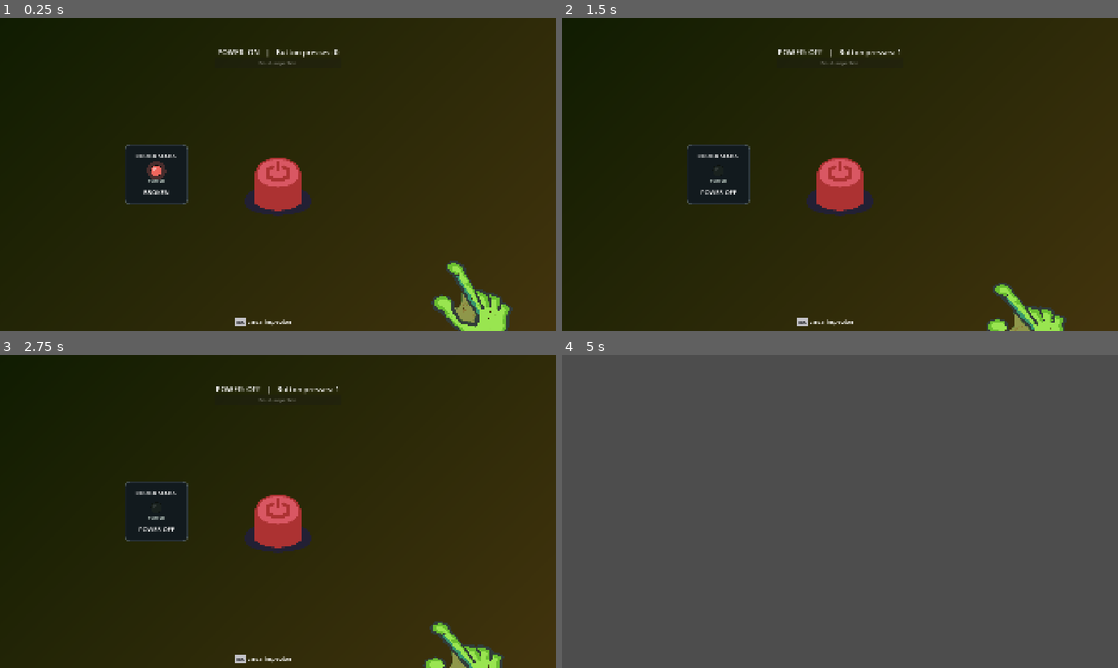
Above: before the commit, frames 1-4 (two rows, left to right).
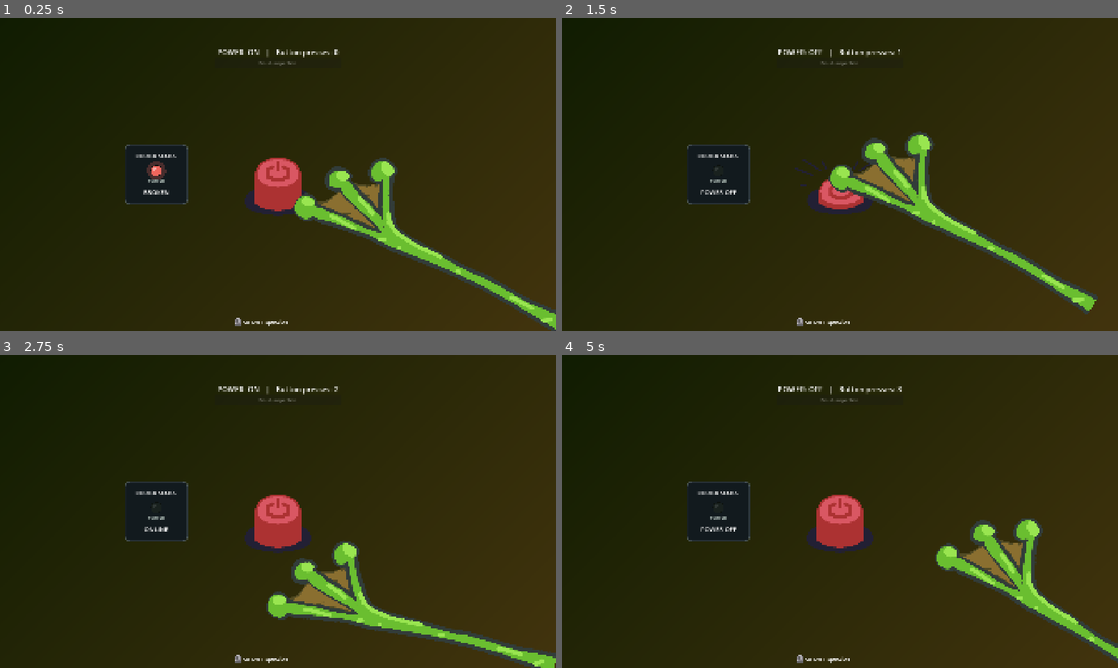
Above: after the commit, the same moments.

Repository: Josephkhland/gwj-98
Game: Godot game, scene res://levels/tutorial/TutorialRepair.tscn
Same seed, same stepped clock (60 frames per second), same inputs: the game is played once before the commit and once after it. This scene is started directly instead of the project's main scene. Sound files missing from this copy of the repository are replaced by a short silence.
Inputs (mouse positions are in pixels of both pictures, inside the frame that each line leads up to):
- Up to frame 1 (0.25 s): no input
- Up to frame 2 (1.5 s): click (840, 174) at 0.5 s; tap Enter at 1.25 s; drag from (840, 321) to (895, 105) at 1.27 s
- Up to frame 3 (2.75 s): drag from (166, 527) to (250, 574) at 2.02 s
- Up to frame 4 (5 s): move the mouse to (895, 442) at 2.77 s; hold D (move_right) 2.78-3.5 s; tap Down (slam) at 2.85 s; click (895, 442) at 2.92 s; drag from (812, 574) to (673, 464) at 3.52 s; move the mouse to (1006, 558) at 4.27 s; hold A (move_left) from 4.28 s (still down); tap C (townfolk_react) at 4.35 s; click (1006, 558) at 4.42 s; tap Space (jump) at 4.52 s; tap Escape (ui_cancel) at 4.9 s

The runs differ from the first frame. In frame 1, 6.3% of the frame differs, in the area x 42-100%, y 44-100%; in frame 2, 6.8%; in frame 3, 5.9%; in frame 4, 100%, in the area x 0-100%, y 0-100%.

Commit message:
Made router minigames faster and more interactive

Diff:
--- a/autoload/input_bindings.gd
+++ b/autoload/input_bindings.gd
@@ -5,7 +5,7 @@
 	&"move_left": "Move left", &"move_right": "Move right", &"jump": "Charge / jump",
 	&"spit": "Charge / spit", &"heighten": "Heighten aim", &"slam": "Slam",
 	&"attack": "Attack", &"interact": "Interact / talk", &"townfolk_react": "React",
-	&"ui_cancel": "Pause / back", &"tutorial_reveal": "Reveal dialogue (tutorial only)"
+	&"pause": "Pause", &"ui_cancel": "Back", &"tutorial_reveal": "Reveal dialogue (tutorial only)"
 }
 var settings_path: String = "user://input_bindings.cfg"
 var _defaults: Dictionary = {}
--- a/components/modules/game_orchestrator/game_orchestrator.gd
+++ b/components/modules/game_orchestrator/game_orchestrator.gd
@@ -54,7 +54,7 @@
 	_load_current_level()
 
 func _unhandled_input(event: InputEvent) -> void:
-	if not event.is_action_pressed(&"ui_cancel") or event.is_echo():
+	if not event.is_action_pressed(&"pause") or event.is_echo():
 		return
 	if pause.has(PAUSE_MENU):
 		_close_pause_menu()
--- a/components/modules/network/minigame/DirectedRepairMinigame.tscn
+++ b/components/modules/network/minigame/DirectedRepairMinigame.tscn
@@ -2,7 +2,7 @@
 
 [ext_resource type="Script" uid="uid://nwwu6u2uyprk" path="res://components/modules/network/minigame/directed_repair_minigame.gd" id="1"]
 [ext_resource type="Texture2D" uid="uid://cldu7r4cjreuk" path="res://assets/josephkhland/prototype_button.png" id="2_i0pgv"]
-[ext_resource type="Texture2D" uid="uid://0rb74v7k71kc" path="res://assets/josephkhland/frog_hand.png" id="3_arcev"]
+[ext_resource type="Texture2D" path="res://assets/josephkhland/frog_hand_2_small.png" id="3_arcev"]
 [ext_resource type="Script" path="res://components/modules/frog_router_minigame/led.gd" id="power_light"]
 [ext_resource type="Script" path="res://components/ui/input_icons/input_hint_label.gd" id="input_hints"]
 [ext_resource type="Script" path="res://components/modules/sound_banks/router_audio.gd" id="router_audio"]
@@ -95,7 +95,7 @@
 
 [sub_resource type="Animation" id="Animation_press"]
 resource_name = "press"
-length = 0.5
+length = 0.18
 tracks/0/type = "value"
 tracks/0/imported = false
 tracks/0/enabled = true
@@ -103,7 +103,7 @@
 tracks/0/interp = 2
 tracks/0/loop_wrap = true
 tracks/0/keys = {
-"times": PackedFloat32Array(0, 0.18, 0.38, 0.5),
+"times": PackedFloat32Array(0, 0.07, 0.14, 0.18),
 "transitions": PackedFloat32Array(1, 1, 1, 1),
 "update": 0,
 "values": [Vector2(0, 0), Vector2(-14, 0), Vector2(0, 0), Vector2(0, 0)]
@@ -115,7 +115,7 @@
 tracks/1/interp = 2
 tracks/1/loop_wrap = true
 tracks/1/keys = {
-"times": PackedFloat32Array(0, 0.18, 0.38, 0.5),
+"times": PackedFloat32Array(0, 0.07, 0.14, 0.18),
 "transitions": PackedFloat32Array(1, 1, 1, 1),
 "update": 0,
 "values": [Vector2(1, 1), Vector2(0.88, 0.88), Vector2(1, 1), Vector2(1, 1)]
@@ -246,7 +246,7 @@
 offset_right = 150.0
 offset_bottom = -12.0
 theme_override_font_sizes/normal_font_size = 18
-text = "[action:ui_cancel] Finish inspection"
+text = "[action:interact] Finish inspection"
 script = ExtResource("input_hints")
 
 [node name="ThoughtBubble" type="Control" parent="UI" unique_id=567728504]
@@ -332,13 +332,11 @@
 [node name="Motion" type="Node2D" parent="UI/Hand/Aim" unique_id=2007382836]
 
 [node name="Visual" type="Sprite2D" parent="UI/Hand/Aim/Motion" unique_id=73602176]
-position = Vector2(-566.78546, -174.48001)
-scale = Vector2(0.36672553, 0.31863227)
+position = Vector2(-28, -272)
 texture = ExtResource("3_arcev")
 centered = false
 
 [node name="Fingertip" type="Marker2D" parent="UI/Hand/Aim/Motion" unique_id=1031062560]
-position = Vector2(-477.13727, -72.26355)
 
 [node name="AnimationPlayer" type="AnimationPlayer" parent="." unique_id=114397228]
 libraries/ = SubResource("Library")
--- a/components/modules/network/minigame/directed_repair_minigame.gd
+++ b/components/modules/network/minigame/directed_repair_minigame.gd
@@ -2,8 +2,12 @@
 ## All nodes and animations are authored in DirectedRepairMinigame.tscn.
 signal completed(success: bool)
 
-@export_range(0.0, 2.0) var hand_approach_duration: float = 0.25
+@export_range(0.0, 2.0) var hand_approach_duration: float = 0.12
+@export_range(0.01, 2.0) var press_duration: float = 0.18
 @export var hand_offscreen_margin: Vector2 = Vector2(60, 60)
+## Keep the resting fingertip clear of the cursor; presses still reach the button.
+@export var hand_hover_offset: Vector2 = Vector2(90, 100)
+@export_range(1.0, 60.0) var hand_follow_sharpness: float = 12.0
 @export var powered: bool = true
 @export var broken: bool = true
 @export_range(0.0, 10.0, 0.1) var power_blink_seconds: float = 2.0
@@ -24,14 +28,18 @@
 var _pressing: bool = false
 var _finished: bool = false
 var _power_blink_left: float = 0.0
+var _pressed_texture: Texture2D
+var _exit_armed: bool = false
 
 func _ready() -> void:
+	# Only the hand's contact animates the button, rather than also on mouse-down.
+	_pressed_texture = _button.texture_pressed
+	_button.texture_pressed = _button.texture_normal
 	_bubble_fallback.visible = _bubble_texture.texture == null
 	_bubble_tail.visible = _bubble_fallback.visible
 	_image.visible = _image.texture != null
 	_button.pivot_offset = _button.size / 2.0
 	_on_ui_resized()
-	_aim_at(_ui.get_local_mouse_position())
 	_animations.play(&"idle")
 	_button.grab_focus()
 	_refresh_power_indicator()
@@ -52,23 +60,33 @@
 	_power_status.text = "POWER OFF" if not powered else ("BROKEN" if broken else "ONLINE")
 
 func _process(delta: float) -> void:
+	if not Input.is_action_pressed(&"interact"):
+		_exit_armed = true
 	if _power_blink_left > 0:
 		_power_blink_left = maxf(0, _power_blink_left - delta)
 		if _power_blink_left == 0:
 			_refresh_power_indicator()
 	if not _pressing and not _finished:
-		_aim_at(_ui.get_local_mouse_position())
+		var goal := (_ui.get_local_mouse_position() + hand_hover_offset).clamp(Vector2.ZERO, _ui.size)
+		var tip_position := _ui.get_global_transform().affine_inverse() * _tip.global_position
+		var weight := 1.0 - exp(-hand_follow_sharpness * delta)
+		_place_hand(tip_position.lerp(goal, weight))
 
 func _aim_at(target: Vector2) -> void:
-	var direction := target - _hand.position
+	var direction := _ui.size + hand_offscreen_margin - target
 	if not direction.is_zero_approx():
-		# The authored hand points left along its local negative X axis.
-		_aim.rotation = direction.angle() + PI
+		# The fingertip is the origin; the arm extends toward its off-screen shoulder.
+		_aim.rotation = direction.angle()
+
+func _place_hand(point: Vector2) -> void:
+	_aim_at(point)
+	var tip_position := _ui.get_global_transform().affine_inverse() * _tip.global_position
+	_hand.position += point - tip_position
 
 func _on_ui_resized() -> void:
 	if not is_node_ready() or _pressing:
 		return
-	_hand.position = _ui.size + hand_offscreen_margin
+	_place_hand((_ui.get_local_mouse_position() + hand_hover_offset).clamp(Vector2.ZERO, _ui.size))
 
 func _on_button_resized() -> void:
 	if is_node_ready():
@@ -94,8 +112,9 @@
 
 func _play_press() -> void:
 	if not _finished:
-		_button.texture_disabled = _button.texture_pressed if _button.texture_pressed != null else _button.texture_normal
-		_animations.play(&"press")
+		_button.texture_disabled = _pressed_texture if _pressed_texture != null else _button.texture_normal
+		var duration := _animations.get_animation(&"press").length
+		_animations.play(&"press", -1.0, duration / maxf(0.01, press_duration))
 
 func _on_animation_finished(animation_name: StringName) -> void:
 	if animation_name == &"press" and _pressing:
@@ -107,11 +126,10 @@
 		_button.disabled = false
 		_button.texture_disabled = _button.texture_normal
 		_animations.play(&"idle")
-		_on_ui_resized()
 		_refresh_power_indicator()
 
 func _unhandled_input(event: InputEvent) -> void:
-	if event.is_action_pressed(&"ui_cancel") and not event.is_echo():
+	if _exit_armed and event.is_action_pressed(&"interact") and not event.is_echo():
 		get_viewport().set_input_as_handled()
 		_exit_inspection()
 
--- a/components/ui/key_bindings/key_bindings_menu.gd
+++ b/components/ui/key_bindings/key_bindings_menu.gd
@@ -105,8 +105,8 @@
 	_capture_action = action
 	_capture_index = index
 	_status.text = "Binding %s — press a key or mouse button. Escape cancels." % InputBindings.ACTIONS[action]
-	if action == &"ui_cancel":
-		_status.text = "Binding Pause / back — press a key or mouse button, including Escape. Use Cancel to stop."
+	if action in [&"ui_cancel", &"pause"]:
+		_status.text = "Binding %s — press a key or mouse button, including Escape. Use Cancel to stop." % InputBindings.ACTIONS[action]
 	_refresh()
 
 func _cancel_binding() -> void:
@@ -126,12 +126,12 @@
 			get_viewport().set_input_as_handled()
 			if not event.is_pressed() or event.is_echo():
 				return
-			if event is InputEventKey and event.keycode == KEY_ESCAPE and _capture_action != &"ui_cancel":
+			if event is InputEventKey and event.keycode == KEY_ESCAPE and _capture_action not in [&"ui_cancel", &"pause"]:
 				_cancel_binding()
 				return
 			_accept_binding(event)
 		return
-	if event.is_action_pressed(&"ui_cancel") and not event.is_echo():
+	if (event.is_action_pressed(&"ui_cancel") or event.is_action_pressed(&"pause")) and not event.is_echo():
 		get_viewport().set_input_as_handled()
 		close()
 
--- a/components/ui/options/options_menu.gd
+++ b/components/ui/options/options_menu.gd
@@ -36,7 +36,7 @@
 		_return_focus.grab_focus()
 
 func _input(event: InputEvent) -> void:
-	if visible and event.is_action_pressed(&"ui_cancel") and not event.is_echo():
+	if visible and (event.is_action_pressed(&"ui_cancel") or event.is_action_pressed(&"pause")) and not event.is_echo():
 		# The embedded bindings panel handles Escape while capturing an input.
 		if _bindings.is_visible_in_tree() and not _bindings._capture_action.is_empty():
 			return
--- a/components/ui/pause_menu/PauseMenu.tscn
+++ b/components/ui/pause_menu/PauseMenu.tscn
@@ -63,7 +63,7 @@
 
 [node name="ResumeHint" type="RichTextLabel" parent="Center/Panel/Margin/Column"]
 layout_mode = 2
-text = "[action:ui_cancel] Resume"
+text = "[action:pause] Resume"
 script = ExtResource("hints")
 theme_override_font_sizes/normal_font_size = 18
 
--- a/levels/tutorial/tutorial.gd
+++ b/levels/tutorial/tutorial.gd
@@ -673,7 +673,7 @@
 	_repair_router = null
 
 func _unhandled_input(event: InputEvent) -> void:
-	if _host != null or is_instance_valid(_repair) or not event.is_action_pressed(&"ui_cancel") or event.is_echo():
+	if _host != null or is_instance_valid(_repair) or not event.is_action_pressed(&"pause") or event.is_echo():
 		return
 	get_viewport().set_input_as_handled()
 	if _pause_menu.visible:
--- a/levels/tutorial/tutorial_pause_menu.gd
+++ b/levels/tutorial/tutorial_pause_menu.gd
@@ -1,6 +1,6 @@
 extends PauseMenu
 
 func _unhandled_input(event: InputEvent) -> void:
-	if visible and event.is_action_pressed(&"ui_cancel") and not event.is_echo():
+	if visible and event.is_action_pressed(&"pause") and not event.is_echo():
 		get_viewport().set_input_as_handled()
 		resume_requested.emit()
--- a/levels/tutorial/tutorial_repair.gd
+++ b/levels/tutorial/tutorial_repair.gd
@@ -11,7 +11,7 @@
 	super._ready()
 	$UI/ThoughtBubble.hide()
 	$UI/ExitButton.hide()
-	$UI/ExitHint.set_hint("[action:ui_cancel] Cancel inspection")
+	$UI/ExitHint.set_hint("[action:interact] Cancel inspection")
 	var column := VBoxContainer.new()
 	column.set_anchors_and_offsets_preset(Control.PRESET_CENTER_TOP)
 	column.position = Vector2(-220, 100)
--- a/levels/tutorial/tutorial_script.tres
+++ b/levels/tutorial/tutorial_script.tres
@@ -126,7 +126,7 @@
 [sub_resource type="Resource" id="Line_24"]
 resource_name = "24"
 script = ExtResource("line")
-text = "You may ask your mom for an alternate eyesight experience by pressing [action:ui_cancel] to open the Pause menu and then going over to the options menu."
+text = "You may ask your mom for an alternate eyesight experience by pressing [action:pause] to open the Pause menu and then going over to the options menu."
 
 [sub_resource type="Resource" id="Line_25"]
 resource_name = "25"
--- a/project.godot
+++ b/project.godot
@@ -56,6 +56,12 @@
 
 [input]
 
+pause={
+"deadzone": 0.2,
+"events": [Object(InputEventKey,"keycode":4194305)
+, Object(InputEventKey,"keycode":80)
+]
+}
 heighten={
 "deadzone": 0.2,
 "events": [Object(InputEventKey,"resource_local_to_scene":false,"resource_name":"","device":16,"window_id":0,"alt_press …(190 unchanged characters)…
